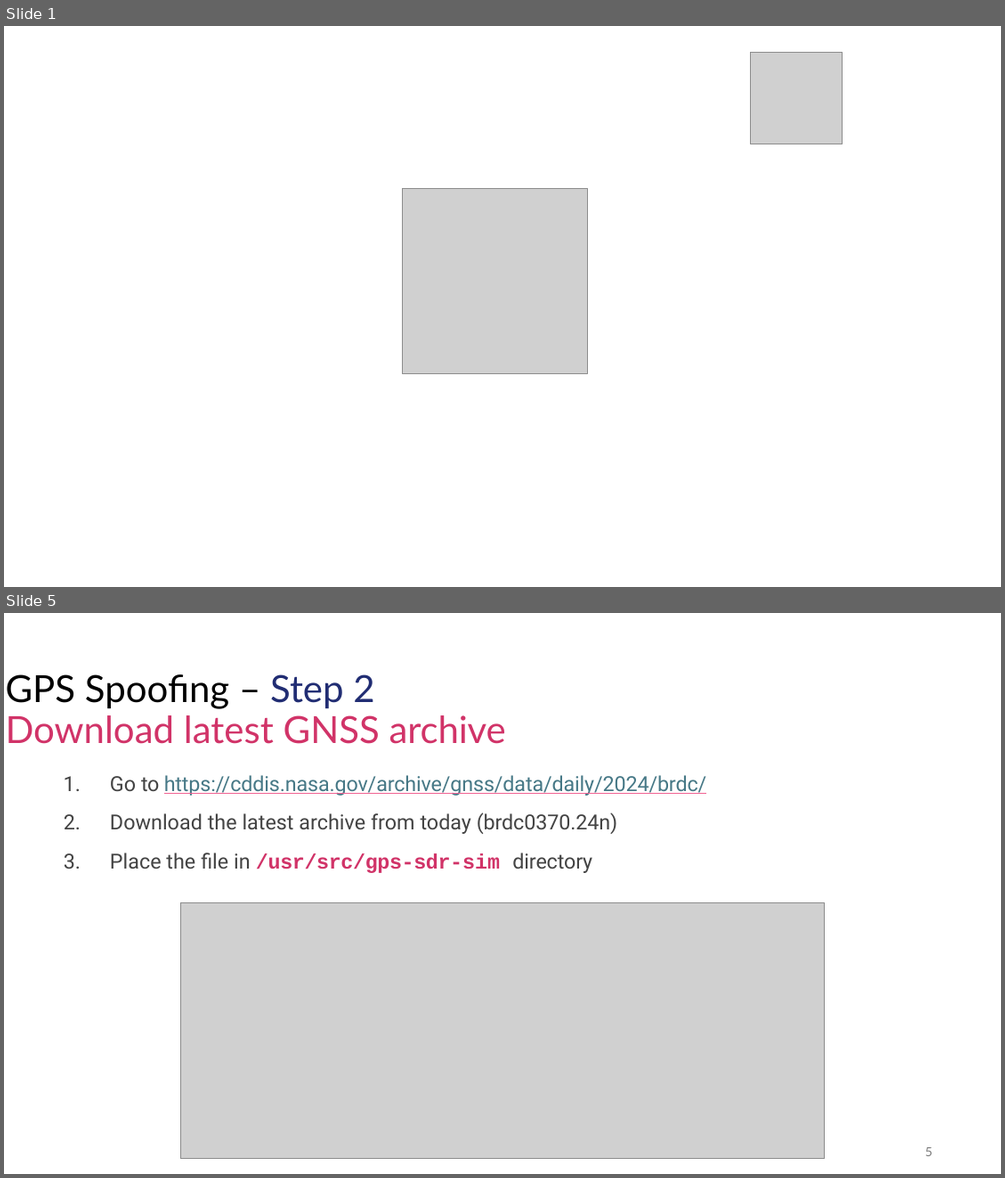
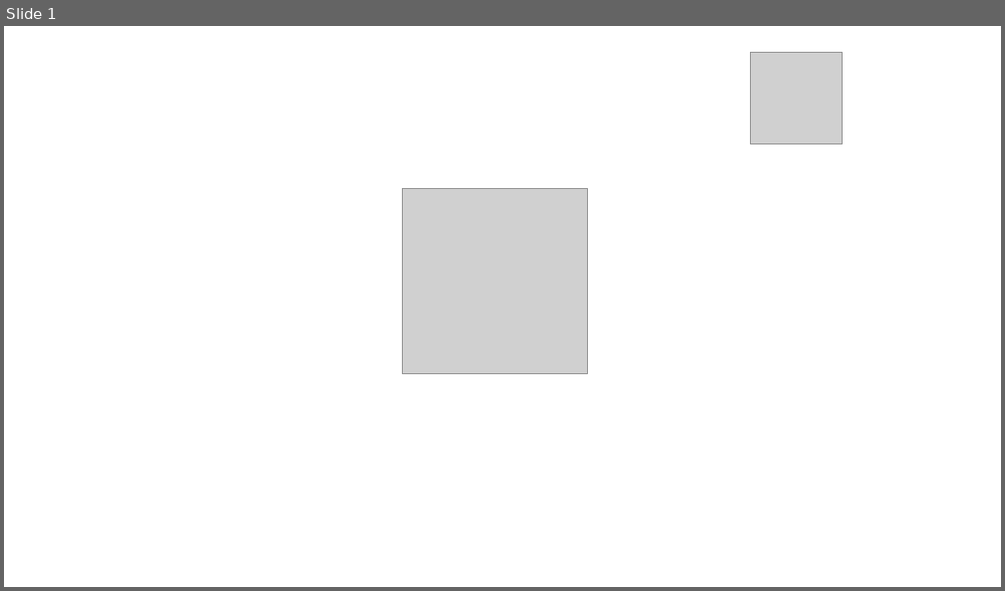
Before and after one commit to nprobert/AutoISAC-ACT-AdvWireless, a slide deck: 4 ACT AW - GPS.pptx. Shown one above the other, each under a label of ours: slides 1 and 5 before the commit, slide 1 after it; the slides between them are not shown. The pictures are 1005x1178 and 1005x591 pixels, drawn with LibreOffice and Linux fonts; fonts in the diff are those of the drawing; grey boxes stand for pictures. Boxes give left, top, right and bottom in pixels: in the first picture for what was removed or moved away, otherwise in the second. Text is boxed around its words. In the diff, an @@ line names an element or a change of style, - is before the commit and + after.

```diff
--- a/4 ACT AW - GPS.pptx
+++ b/4 ACT AW - GPS.pptx
@@ slide 5 removed at bbox=[4, 613, 1001, 1174], background #FFFFFF @@
@@ title removed at bbox=[6, 674, 506, 744] @@
-GPS Spooﬁng – Step 2 Download latest GNSS archive
@@ text removed at bbox=[110, 775, 706, 873] @@
-1. Go to https://cddis.nasa.gov/archive/gnss/data/daily/2024/brdc/
-2. Download the latest archive from today (brdc0370.24n)
-3. Place the ﬁle in /usr/src/gps-sdr-sim directory
@@ picture removed at bbox=[180, 902, 825, 1159] @@
@@ page number removed at bbox=[925, 1147, 932, 1156] @@
-5
```
Also in this commit, not shown: 1 slide changed, 4 slides added, 5 other slides removed, 3 other files.
